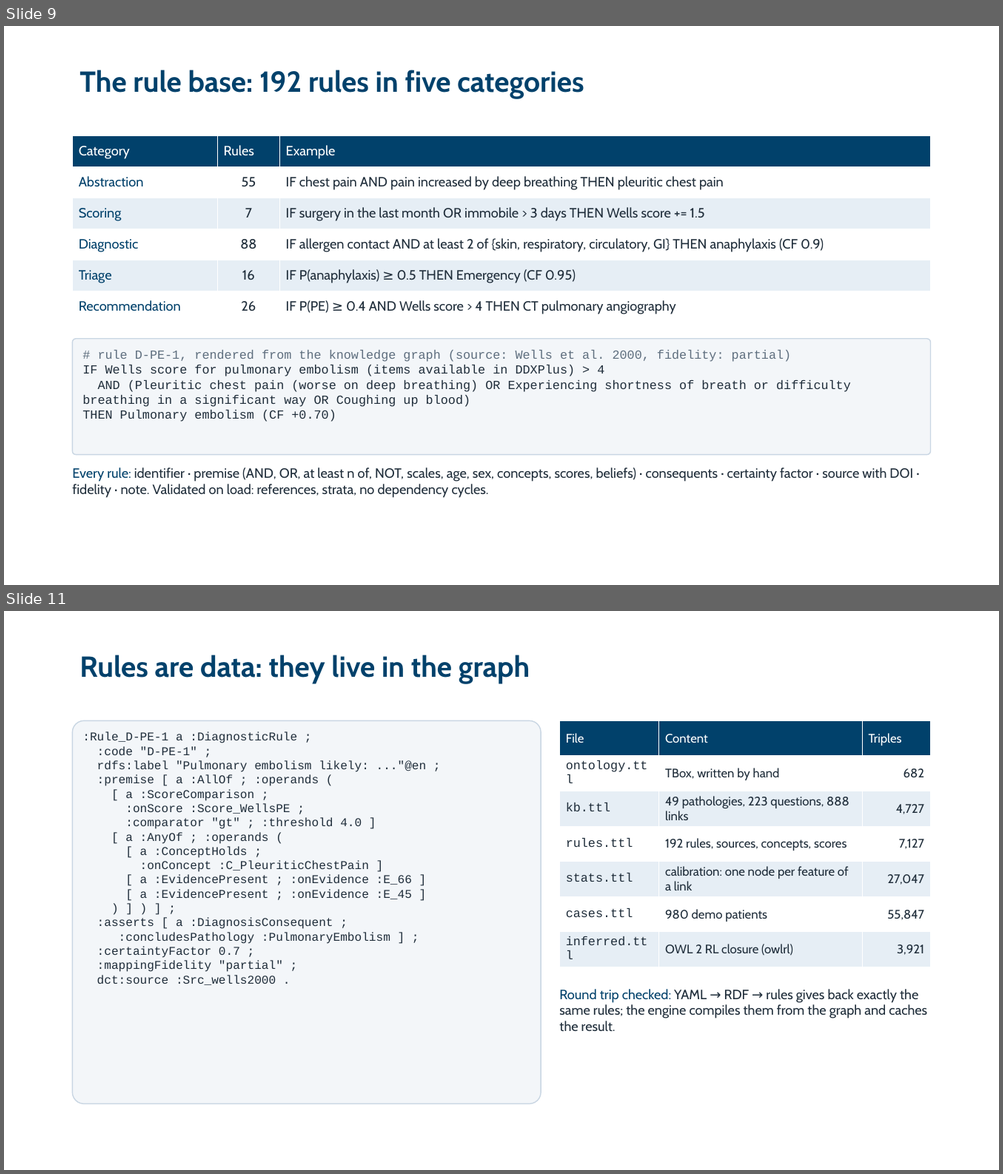
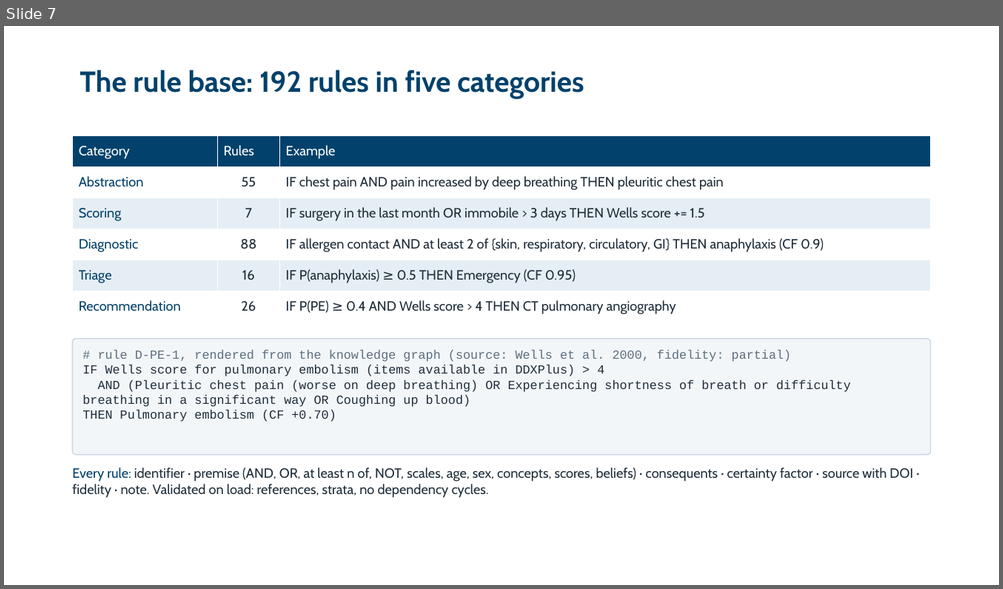
Before and after one commit to zidanarsyad/ddx-expert-system, a slide deck: docs/slides.pptx. Shown one above the other, each under a label of ours: slides 9 and 11 before the commit, slide 7 after it; the slides between them are not shown. The pictures are 1003x1174 and 1003x589 pixels, drawn with LibreOffice and Linux fonts; fonts in the diff are those of the drawing; background and template pictures are left out. Boxes give left, top, right and bottom in pixels: in the first picture for what was removed or moved away, otherwise in the second. Text is boxed around its words. In the diff, an @@ line names an element or a change of style, - is before the commit and + after.

```diff
--- a/docs/slides.pptx
+++ b/docs/slides.pptx
@@ slide 11 removed at bbox=[4, 611, 999, 1170], background picture (left out) @@
@@ title removed at bbox=[79, 655, 529, 684] @@
-Rules are data: they live in the graph
@@ rounded rectangle removed at bbox=[73, 721, 541, 1104] @@
@@ table removed at bbox=[559, 721, 930, 968], 7 rows, 3 columns @@
-File | Content | Triples
-ontology.ttl | TBox, written by hand | 682
-kb.ttl | 49 pathologies, 223 questions, 888 links | 4,727
-rules.ttl | 192 rules, sources, concepts, scores | 7,127
-stats.ttl | calibration: one node per feature of a link | 27,047
-cases.ttl | 980 demo patients | 55,847
-inferred.ttl | OWL 2 RL closure (owlrl) | 3,921
@@ text removed at bbox=[82, 732, 427, 985] @@
-:Rule_D-PE-1 a :DiagnosticRule ;
-:code "D-PE-1" ;
-rdfs:label "Pulmonary embolism likely: ..."@en ;
-:premise [ a :AllOf ; :operands (
-[ a :ScoreComparison ;
-:onScore :Score_WellsPE ;
-:comparator "gt" ; :threshold 4.0 ]
-[ a :AnyOf ; :operands (
-[ a :ConceptHolds ;
-:onConcept :C_PleuriticChestPain ]
-[ a :EvidencePresent ; :onEvidence :E_66 ]
-[ a :EvidencePresent ; :onEvidence :E_45 ]
-) ] ) ] ;
-:asserts [ a :DiagnosisConsequent ;
-:concludesPathology :PulmonaryEmbolism ] ;
-:certaintyFactor 0.7 ;
-:mappingFidelity "partial" ;
-dct:source :Src_wells2000 .
@@ text removed at bbox=[559, 989, 927, 1032] @@
-Round trip checked: YAML → RDF → rules gives back exactly the same rules; the engine compiles them from the graph and caches the result.
@@ what was slide 9 is now slide 7 @@
```
Also in this commit, not shown: 5 slides changed, 1 slide added, 9 other slides removed, 7 other files.
